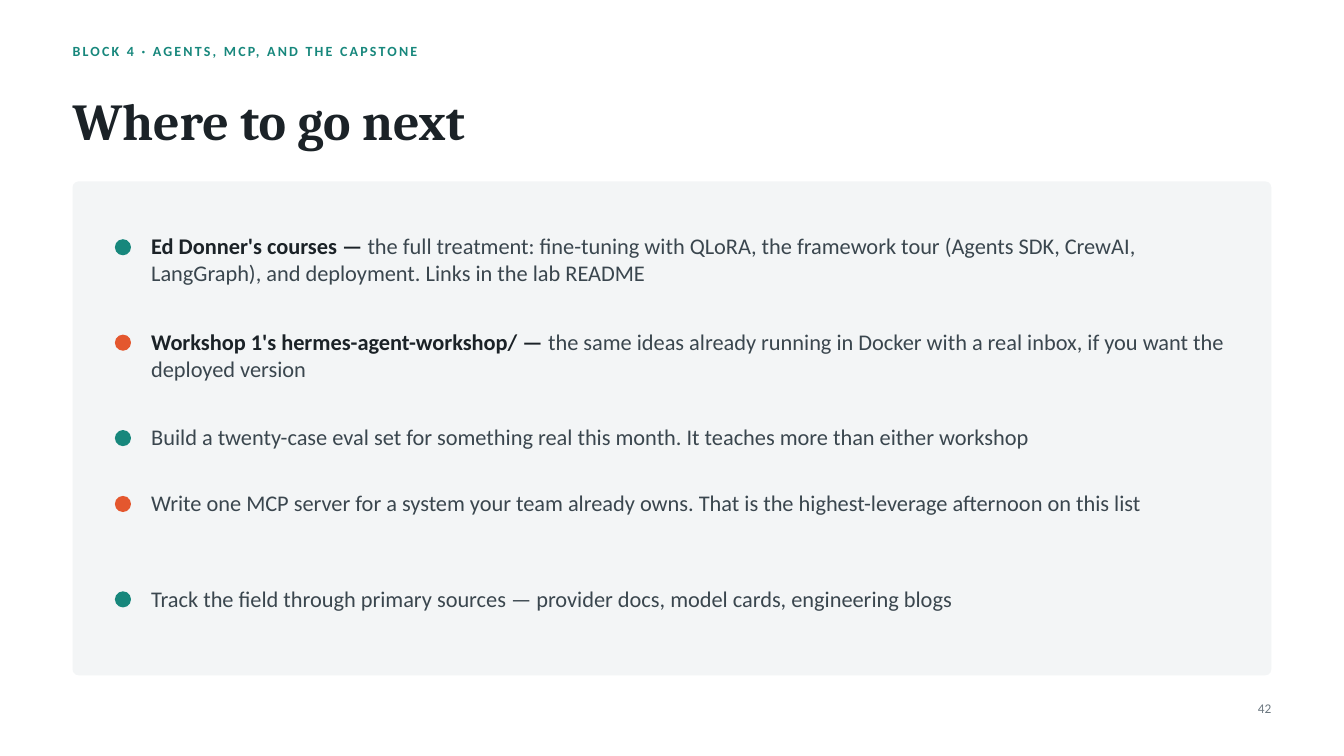
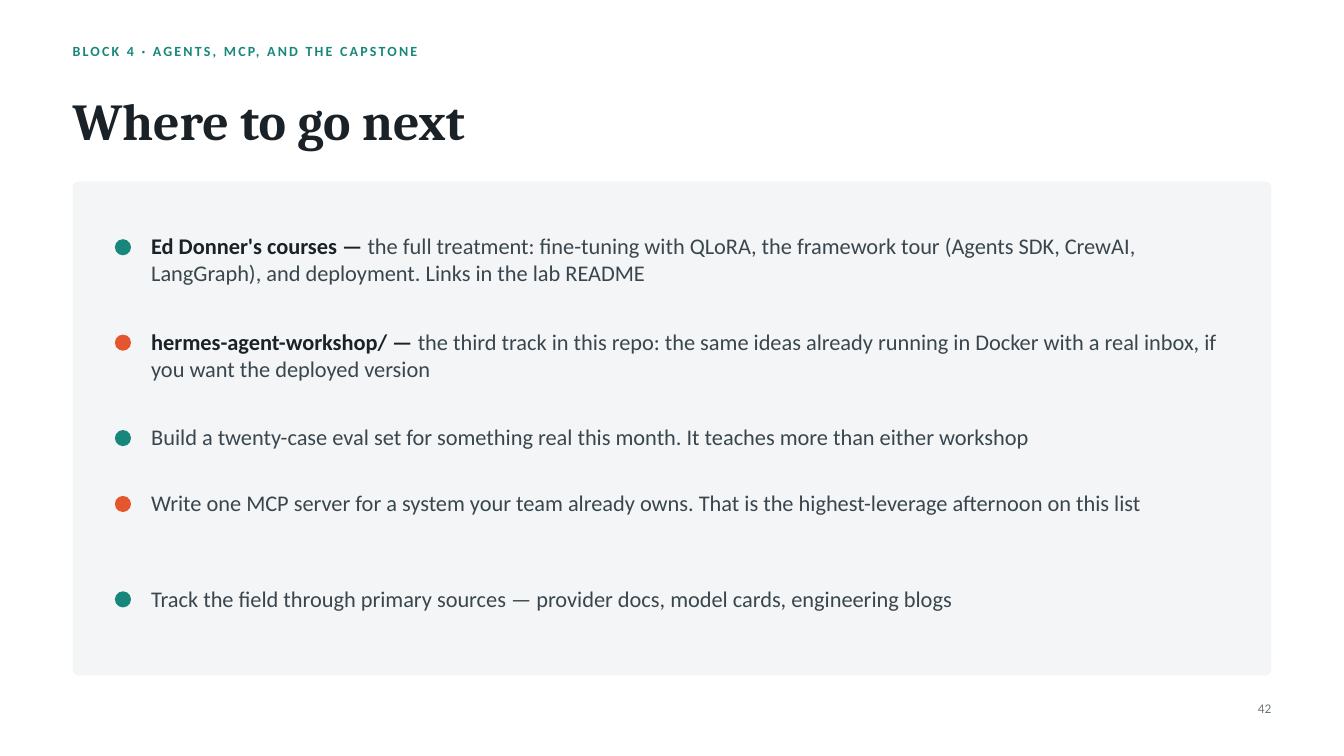
Before and after one commit to RickZee/ai-workshop, a slide deck: slide 42 of presentation/ai-handson-lab.pptx. Drawn at 1344x756 pixels with LibreOffice and Linux fonts; fonts in the diff are those of the drawing. Boxes give left, top, right and bottom in pixels: in the first picture for what was removed or moved away, otherwise in the second. Text is boxed around its words. In the diff, an @@ line names an element or a change of style, - is before the commit and + after.

```diff
--- a/presentation/ai-handson-lab.pptx
+++ b/presentation/ai-handson-lab.pptx
@@ text at <box>151,334,1216,381</box>: text changed @@
-Workshop 1's hermes-agent-workshop/ — the same ideas already running in Docker with a real inbox, if you want the deployed version
+hermes-agent-workshop/ — the third track in this repo: the same ideas already running in Docker with a real inbox, if you want the deployed version
```
Also in this commit, not shown: 13 other files.
